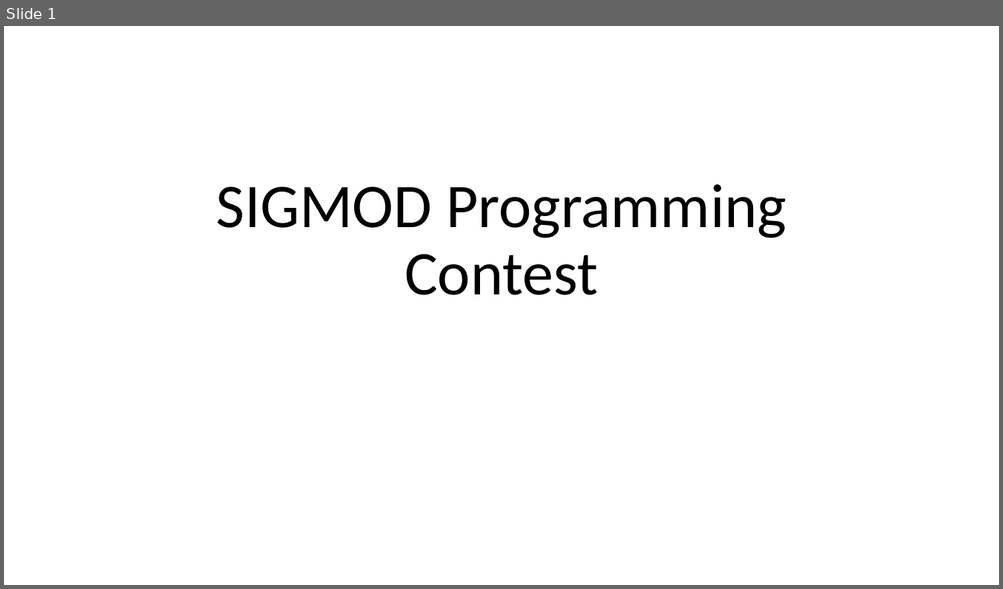
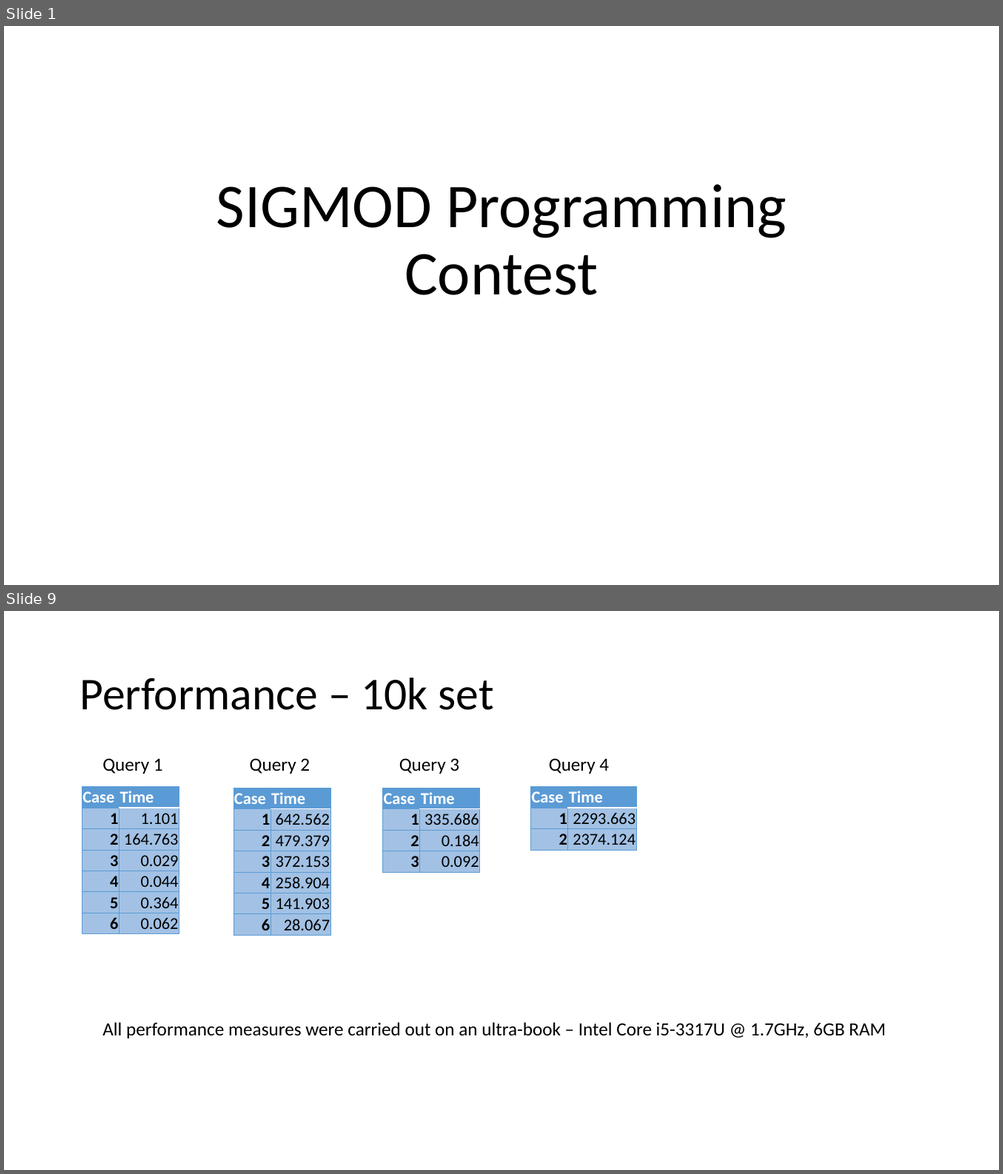
Before and after one commit to guptha-/sigmod, a slide deck: reports/Presentation.pptx. Shown one above the other, each under a label of ours: slide 1 before the commit, slides 1 and 9 after it; the slides between them are not shown. The pictures are 1003x589 and 1003x1174 pixels, drawn with LibreOffice and Linux fonts; fonts in the diff are those of the drawing. Boxes give left, top, right and bottom in pixels: in the first picture for what was removed or moved away, otherwise in the second. Text is boxed around its words. In the diff, an @@ line names an element or a change of style, - is before the commit and + after.

```diff
--- a/reports/Presentation.pptx
+++ b/reports/Presentation.pptx
@@ slide 9 added at bbox=[4, 611, 999, 1170], background #FFFFFF @@
@@ title added at bbox=[79, 678, 494, 710], 44 pt, text #000000 @@
+Performance – 10k set
@@ text added at bbox=[102, 758, 163, 774], 18 pt, text #000000 @@
+Query 1
@@ text added at bbox=[250, 758, 310, 774], 18 pt, text #000000 @@
+Query 2
@@ text added at bbox=[399, 758, 459, 774], 18 pt, text #000000 @@
+Query 3
@@ text added at bbox=[549, 758, 609, 774], 18 pt, text #000000 @@
+Query 4
@@ table added at bbox=[82, 787, 179, 932], 7 rows, 2 columns @@
+Case | Time
+1 | 1.101
+2 | 164.763
+3 | 0.029
+4 | 0.044
+5 | 0.364
+6 | 0.062
@@ table added at bbox=[233, 788, 330, 934], 7 rows, 2 columns @@
+Case | Time
+1 | 642.562
+2 | 479.379
+3 | 372.153
+4 | 258.904
+5 | 141.903
+6 | 28.067
@@ table added at bbox=[382, 788, 479, 871], 4 rows, 2 columns @@
+Case | Time
+1 | 335.686
+2 | 0.184
+3 | 0.092
@@ table added at bbox=[531, 787, 637, 849], 3 rows, 2 columns @@
+Case | Time
+1 | 2293.663
+2 | 2374.124
@@ text added at bbox=[102, 1022, 885, 1039], 18 pt, text #000000 @@
+All performance measures were carried out on an ultra-book – Intel Core i5-3317U @ 1.7GHz, 6GB RAM
```
Also in this commit, not shown: 7 slides changed, 1 other slide added, 1 other file.
